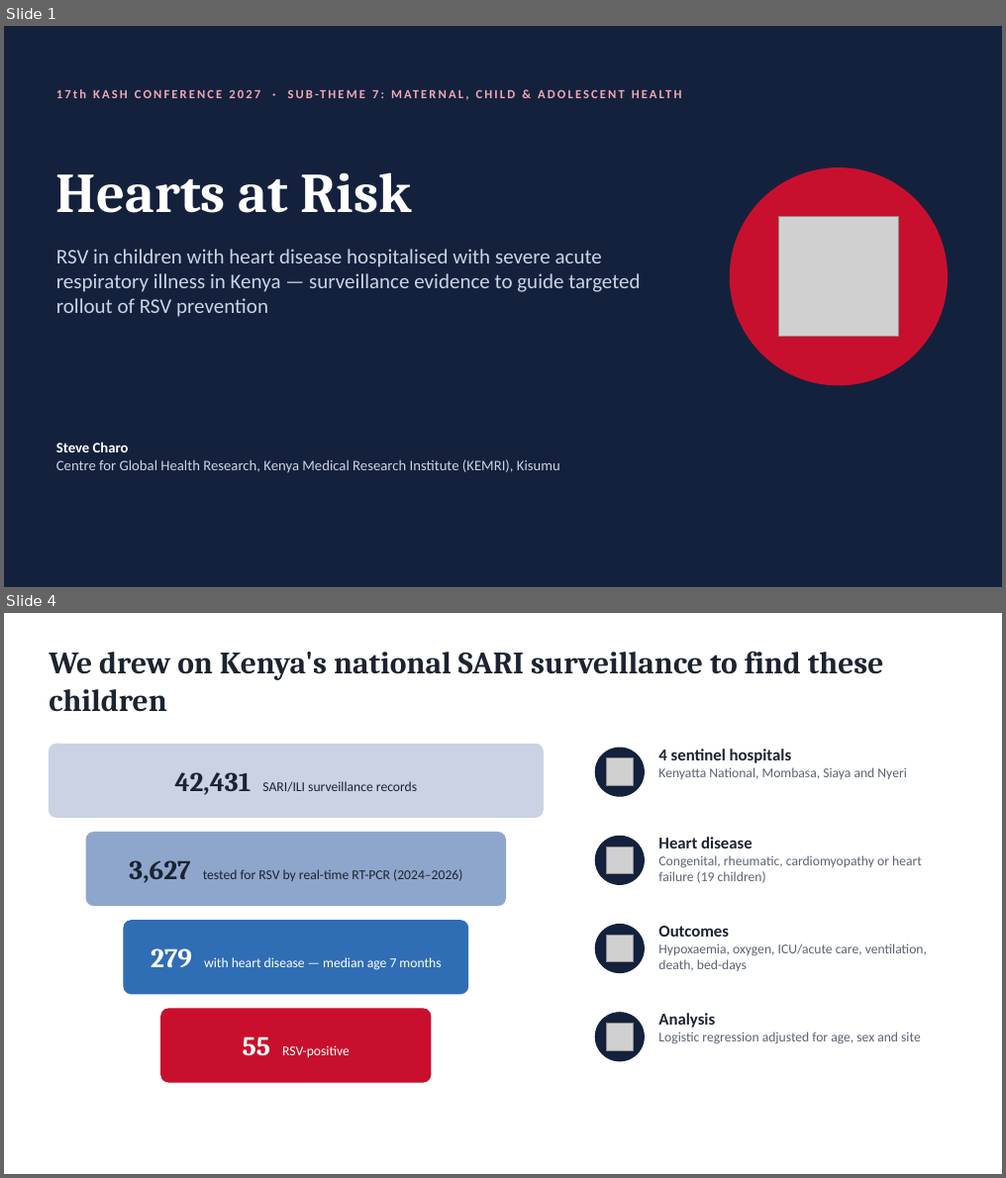
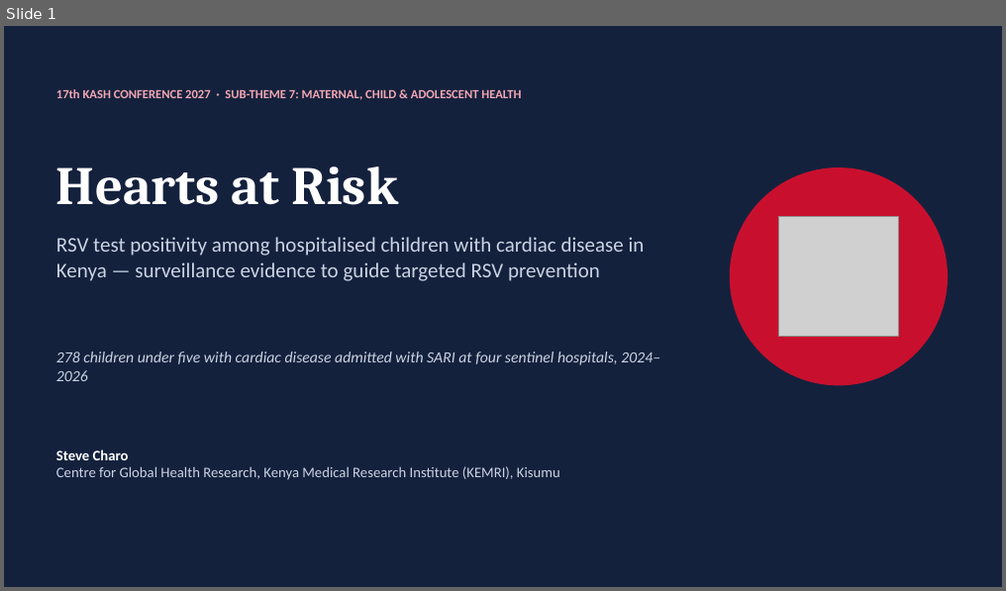
Before and after one commit to Fludevs-hub/RSV-Cardiac-Analysis, a slide deck: Abstract write up/RSV_Hearts_at_Risk.pptx. Shown one above the other, each under a label of ours: slides 1 and 4 before the commit, slide 1 after it; the slides between them are not shown. The pictures are 1006x1178 and 1006x591 pixels, drawn with LibreOffice and Linux fonts; fonts in the diff are those of the drawing; grey boxes stand for pictures. Boxes give left, top, right and bottom in pixels: in the first picture for what was removed or moved away, otherwise in the second. Text is boxed around its words. In the diff, an @@ line names an element or a change of style, - is before the commit and + after.

```diff
--- a/Abstract write up/RSV_Hearts_at_Risk.pptx
+++ b/Abstract write up/RSV_Hearts_at_Risk.pptx
@@ slide 4 removed at bbox=[4, 613, 1002, 1174], background #FFFFFF @@
@@ text removed at bbox=[49, 651, 884, 712] @@
-We drew on Kenya's national SARI surveillance to find these children
@@ rounded rectangle removed at bbox=[49, 744, 543, 817] @@
@@ ellipse removed at bbox=[595, 748, 645, 796] @@
@@ picture removed at bbox=[606, 759, 633, 785] @@
@@ text removed at bbox=[658, 749, 906, 779] @@
-4 sentinel hospitals
-Kenyatta National, Mombasa, Siaya and Nyeri
@@ text removed at bbox=[175, 772, 417, 795] @@
-42,431 SARI/ILI surveillance records
@@ rounded rectangle removed at bbox=[86, 833, 506, 906] @@
@@ ellipse removed at bbox=[595, 836, 645, 884] @@
@@ picture removed at bbox=[606, 847, 633, 873] @@
@@ text removed at bbox=[658, 837, 922, 883] @@
-Heart disease
-Congenital, rheumatic, cardiomyopathy or heart failure (19 children)
@@ text removed at bbox=[129, 861, 462, 883] @@
-3,627 tested for RSV by real-time RT-PCR (2024–2026)
@@ rounded rectangle removed at bbox=[124, 921, 468, 994] @@
@@ ellipse removed at bbox=[595, 925, 645, 973] @@
@@ picture removed at bbox=[606, 935, 633, 961] @@
@@ text removed at bbox=[658, 926, 927, 971] @@
-Outcomes
-Hypoxaemia, oxygen, ICU/acute care, ventilation, death, bed-days
@@ text removed at bbox=[151, 949, 441, 970] @@
-279 with heart disease — median age 7 months
@@ rounded rectangle removed at bbox=[161, 1009, 431, 1082] @@
@@ ellipse removed at bbox=[595, 1013, 645, 1061] @@
@@ picture removed at bbox=[606, 1023, 633, 1051] @@
@@ text removed at bbox=[658, 1013, 921, 1045] @@
-Analysis
-Logistic regression adjusted for age, sex and site
@@ text removed at bbox=[243, 1037, 350, 1059] @@
-55 RSV-positive
@@ slide 1 changed as well @@
@@ text "17th KASH CONFERENCE 2027 · ..." at bbox=[56, 89, 521, 100]: letter spacing 2 to 0 pt @@
@@ text "Hearts at Risk" at bbox=[56, 167, 398, 205]: size 54 to 52 pt @@
@@ text at bbox=[56, 237, 645, 281]: text changed @@
-RSV in children with heart disease hospitalised with severe acute respiratory illness in Kenya — surveillance evidence to guide targeted rollout of RSV prevention
+RSV test positivity among hospitalised children with cardiac disease in Kenya — surveillance evidence to guide targeted RSV prevention
@@ text added at bbox=[56, 352, 660, 381], 15 pt, text #C9D3E3, italic @@
+278 children under five with cardiac disease admitted with SARI at four sentinel hospitals, 2024–2026
@@ text "Steve Charo": place and size @@
-text "Steve Charo" at bbox=[56, 442, 560, 473]
+text "Steve Charo" at bbox=[56, 450, 560, 480]
```
Also in this commit, not shown: 5 other slides changed, 6 slides added, 4 other slides removed, 4 other files.
